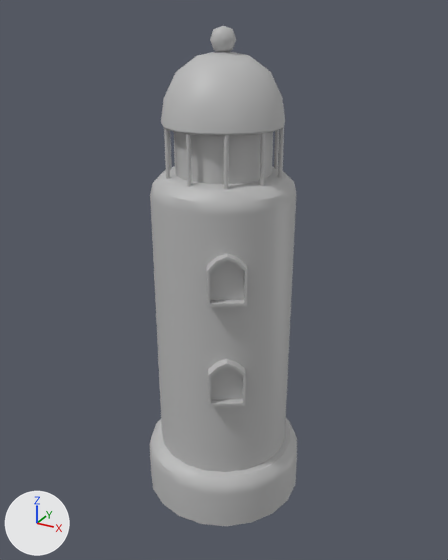
What one commit did to the FBX model Assets/GB_FBX/GB_Lighthouse_Minor_01.fbx.
The view is the same before and after, from a 50 mm camera at (6.0, -3.49, 3.74) aimed at (4.48, -0.72, 2.35). Arrows for +X, +Y and +Z are at lower left; the lights stay in place. Where no turn or scale is listed for an object, it has been applied to the vertices.
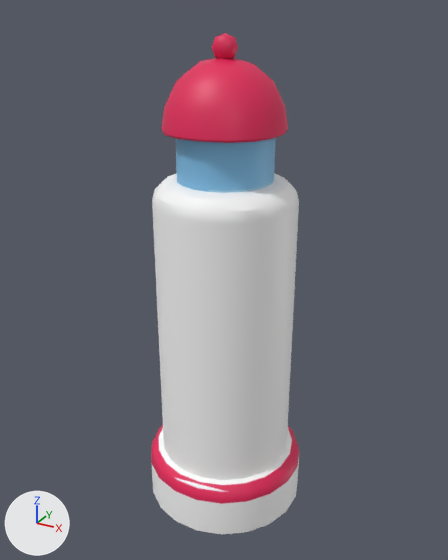
Location of each change, (x1, y1, x2, y2) in pixels of the pictures (448 x 560 px; the box of a moved part takes in the faces that stretch with it):
'polySurface160', reshaped, moved: before (149, 26, 297, 526); after (151, 33, 300, 534)
part 1 of me_mesh, moved or reshaped: before (161, 51, 285, 136); after (161, 58, 288, 143)
part 2 of me_mesh, moved or reshaped: before (150, 166, 296, 472); after (152, 173, 299, 480)
part 3 of me_mesh, moved or reshaped: before (210, 26, 236, 52); after (212, 33, 238, 59)
part 4 of me_mesh, moved or reshaped: before (149, 418, 297, 526); after (151, 425, 300, 534)
part 5 of me_mesh, moved or reshaped: before (174, 132, 273, 184); after (175, 138, 276, 193)
part 6 of me_mesh, deleted: before (164, 127, 284, 407)

Edits to the bpy script that builds the scene:
```text
Add img_lighthouse_minor_base_color_png:
    img_lighthouse_minor_base_color_png = load_image('Lighthouse_Minor_Base_color.png', '../Texture/Lighthouse_Minor/Lighthouse_Minor_Base_color.png', 2048, 2048, 'sRGB')
Add mat_ighthouse_minor_01:
    mat_ighthouse_minor_01 = principled_material('ighthouse_Minor_01')
    mat_ighthouse_minor_01.texture = img_lighthouse_minor_base_color_png
Change me_mesh:
    used by ob_polysurface160; location = (4.483, -0.73, 1.027)
    remove me_mesh.from_pydata(...)  # 1010 vertices, 1232 faces; spans x -0.46..0.46, y -0.46..0.46, z 0.0..2.63
    remove me_mesh.materials.append(mat_lambert24)  # grey #bcbcbc
    add me_mesh.from_pydata(...)  # 522 vertices, 568 faces; spans x -0.46..0.46, y -0.46..0.46, z -0.06..2.59
    me_mesh part 1: the loose piece of 146 vertices spanning x -0.31..0.31, y -0.31..0.31, z 2.17..2.52 is turned -22.7 degrees about the z axis through its middle and scaled by 1.01, then moved by (0.0, 0.0, -0.04), in mat_ighthouse_minor_01 (picture img_lighthouse_minor_base_color_png)
    me_mesh part 2: the loose piece of 122 vertices spanning x -0.38..0.38, y -0.38..0.38, z 0.2..1.94 is turned -22.7 degrees about the z axis through its middle and scaled by 1.01, then moved by (0.0, 0.0, -0.06), in mat_ighthouse_minor_01 (picture img_lighthouse_minor_base_color_png)
    me_mesh part 3: the loose piece of 42 vertices spanning x -0.06..0.06, y -0.06..0.06, z 2.51..2.63 is turned -22.7 degrees about the z axis through its middle and scaled by 1.01, then moved by (0.0, 0.0, -0.04), in mat_ighthouse_minor_01 (picture img_lighthouse_minor_base_color_png)
    me_mesh part 4: the loose piece of 102 vertices spanning x -0.46..0.46, y -0.46..0.46, z 0.0..0.33 is turned -22.7 degrees about the z axis through its middle and scaled by 1.01, then moved by (0.0, 0.0, -0.06), in mat_ighthouse_minor_01 (picture img_lighthouse_minor_base_color_png)
    me_mesh part 5: the loose piece of 42 vertices spanning x -0.25..0.25, y -0.25..0.25, z 1.8..2.18 is turned -22.7 degrees about the z axis through its middle and scaled by 1.01, then moved by (0.0, 0.0, -0.05), in mat_ighthouse_minor_01 (picture img_lighthouse_minor_base_color_png)
    me_mesh part 6: 12 loose pieces with 488 vertices, spanning x -0.3..0.3, y -0.41..0.3, z 0.8..2.2, are deleted
    add me_mesh.materials.append(mat_ighthouse_minor_01)  # picture img_lighthouse_minor_base_color_png
Change ob_polysurface160:
    ob_polysurface160.location: (4.483, -0.73, 1.027) -> (4.493, -0.73, 1.037)
```
